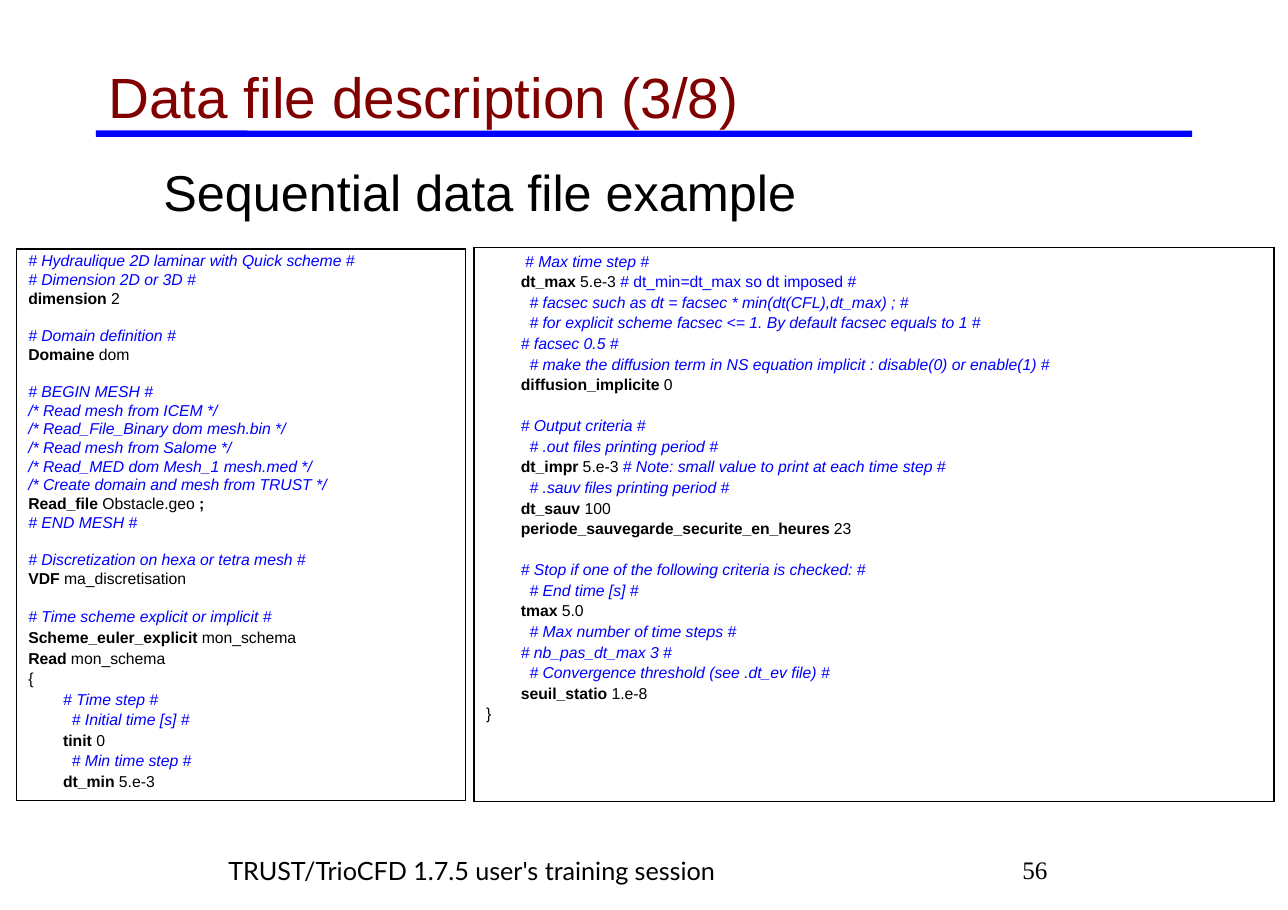
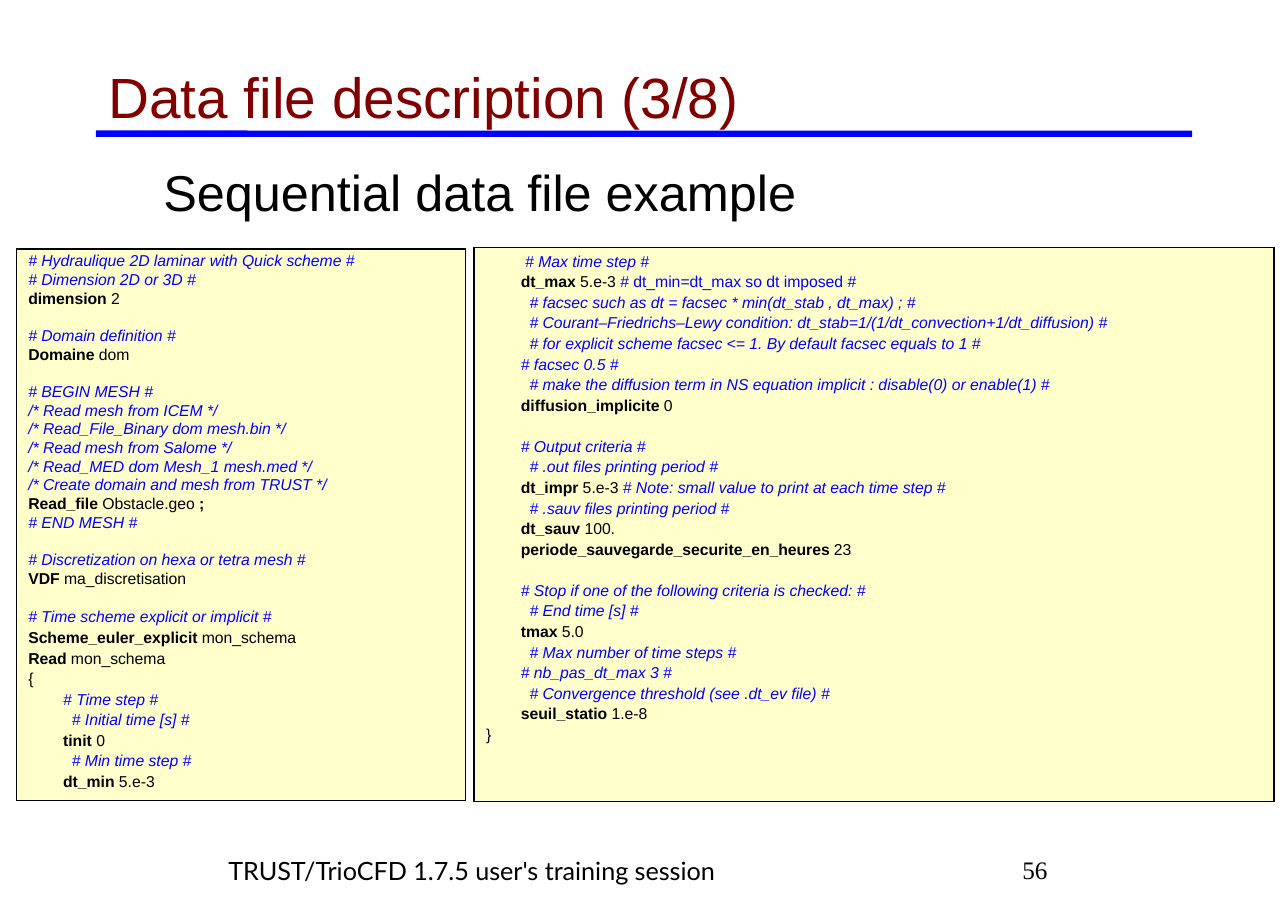
Before and after one commit to cea-trust-platform/trust-code, a slide deck: slide 56 of doc/TRUST/TRUST_and_TrioCFD_presentation.odp. Drawn at 1288x910 pixels with LibreOffice and Linux fonts; fonts in the diff are those of the drawing; background and template pictures are left out. Boxes give left, top, right and bottom in pixels: in the first picture for what was removed or moved away, otherwise in the second. Text is boxed around its words. In the diff, an @@ line names an element or a change of style, - is before the commit and + after.

```diff
--- a/doc/TRUST/TRUST_and_TrioCFD_presentation.odp
+++ b/doc/TRUST/TRUST_and_TrioCFD_presentation.odp
@@ rectangle "# Hydraulique 2D laminar with ..." at (16,249,465,800): fill #FFFFFF to #FFFFCC @@
@@ rectangle "# Max time step #" at (474,247,1274,802): fill #FFFFFF to #FFFFCC @@
@@ text in rectangle at (543,296,1094,332): text changed @@
-# facsec such as dt = facsec * min(dt(CFL),dt_max) ; #
+# facsec such as dt = facsec * min(dt_stab , dt_max) ; #
+# Courant–Friedrichs–Lewy condition: dt_stab=1/(1/dt_convection+1/dt_diffusion) #
@@ text in rectangle at (521,522,616,536): text changed @@
-dt_sauv 100
+dt_sauv 100.
```
Also in this commit, not shown: 63 other slides changed, 14 other files.
